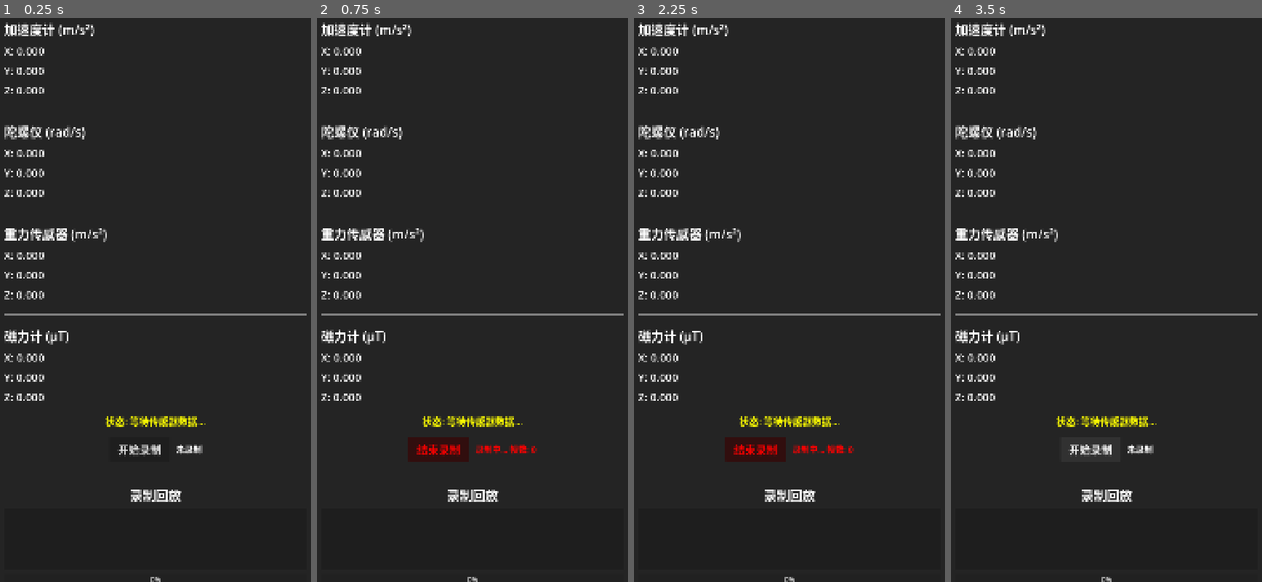
Above: before the commit, frames 1-4 (left to right).
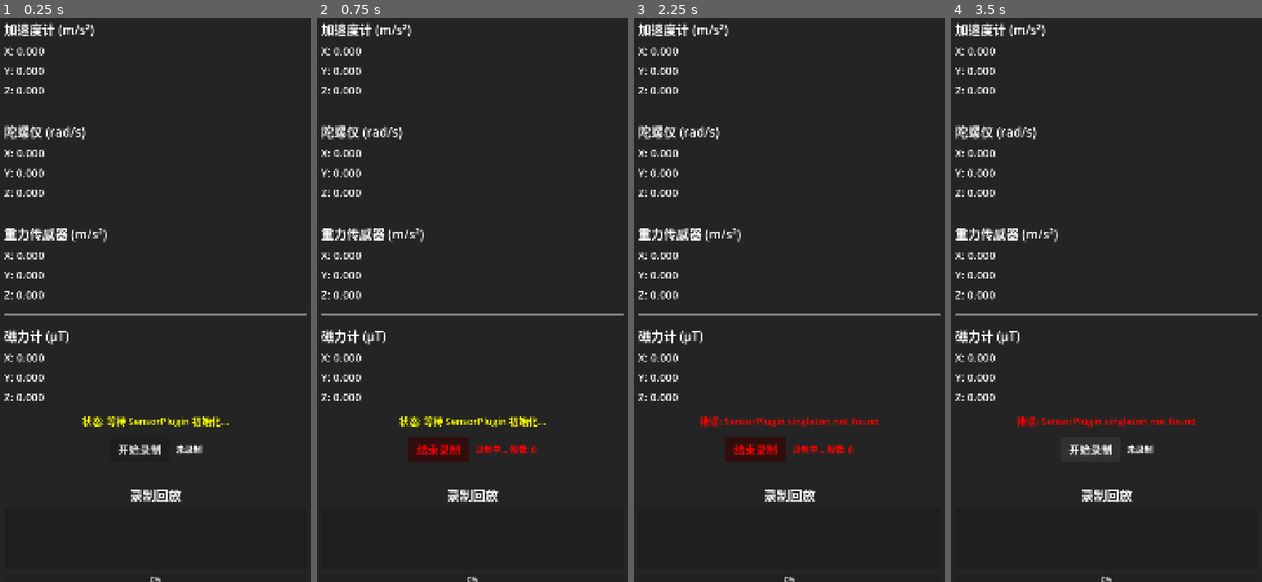
Above: after the commit, the same moments.

Repository: seekerzz/godot-client
Game: Godot game, scene res://main.tscn
Same seed, same stepped clock (60 frames per second), same inputs: the game is played once before the commit and once after it.
Inputs:
- Up to frame 1 (0.25 s): no input
- Up to frame 2 (0.75 s): click "开始录制" at 0.5 s
- Up to frame 3 (2.25 s): click "结束录制" at 1.25 s; click "开始录制" at 2 s
- Up to frame 4 (3.5 s): click "结束录制" at 2.75 s

The runs differ from the first frame. In frame 1, 0.6% of the frame differs, in the area x 26-74%, y 70-73%; in frame 2, 0.6%; in frame 3, 0.7%, in the area x 21-79%, y 70-73%; in frame 4, 0.7%.

Commit message:
Fix Android SensorPlugin registration flow and document troubleshooting

Diff:
--- a/project.godot
+++ b/project.godot
@@ -32,8 +32,8 @@
 [input_devices]
 
 sensors/enable_accelerometer=true
+sensors/enable_gravity=true
 sensors/enable_gyroscope=true
-sensors/enable_gravity=true
 sensors/enable_magnetometer=true
 
 [network]
--- a/sensor_sender.gd
+++ b/sensor_sender.gd
@@ -51,11 +51,15 @@
 var playback_index: int = 0
 var playback_timer: float = 0.0
 var current_playback_file: String = ""
+var _sensor_plugin = null
+var _plugin_ready := false
+var _plugin_check_elapsed := 0.0
+const PLUGIN_CHECK_TIMEOUT := 2.0
 
 func _ready():
 	init_network()
-	status_label.text = "状态: 传感器已启动"
-	status_label.modulate = Color.GREEN
+	status_label.text = "状态: 等待 SensorPlugin 初始化..."
+	status_label.modulate = Color.YELLOW
 
 	# 连接录制按钮
 	if record_button:
@@ -77,6 +81,48 @@
 	# 加载录制列表
 	refresh_recording_list()
 
+func _fatal_plugin_error(msg: String):
+	push_error(msg)
+	status_label.text = "错误: " + msg
+	status_label.modulate = Color.RED
+	set_process(false)
+
+func _verify_android_plugin_or_fail() -> bool:
+	var report_lines: PackedStringArray = []
+	if not OS.has_feature("android"):
+		report_lines.append("non_android_runtime_fail")
+		_write_plugin_report(report_lines)
+		return false
+
+	var has_plugin = Engine.has_singleton("SensorPlugin")
+	report_lines.append("has_singleton SensorPlugin=%s" % has_plugin)
+	if not has_plugin:
+		_write_plugin_report(report_lines)
+		return false
+
+	_sensor_plugin = Engine.get_singleton("SensorPlugin")
+	if _sensor_plugin == null:
+		report_lines.append("singleton_null")
+		_write_plugin_report(report_lines)
+		return false
+
+	var sensor_available = _sensor_plugin.is_sensor_available()
+	report_lines.append("sensor_available=%s" % sensor_available)
+	if not sensor_available:
+		_write_plugin_report(report_lines)
+		return false
+
+	_plugin_ready = true
+	report_lines.append("plugin_ready=true")
+	_write_plugin_report(report_lines)
+	return true
+
+func _write_plugin_report(lines: PackedStringArray):
+	var f := FileAccess.open("user://plugin_check.txt", FileAccess.WRITE)
+	if f:
+		for line in lines:
+			f.store_line(line)
+
 func init_network():
 	udp = PacketPeerUDP.new()
 	var err = udp.bind(0)  # 绑定任意可用端口
@@ -98,11 +144,31 @@
 			send_next_playback_frame()
 		return
 
-	# 获取传感器数据
-	var accel = Input.get_accelerometer()
-	var gyro = Input.get_gyroscope()
-	var gravity = Input.get_gravity()
-	var magneto = Input.get_magnetometer()
+	if not _plugin_ready:
+		_plugin_check_elapsed += delta
+		if _verify_android_plugin_or_fail():
+			status_label.text = "状态: SensorPlugin 已就绪"
+			status_label.modulate = Color.GREEN
+		elif _plugin_check_elapsed >= PLUGIN_CHECK_TIMEOUT:
+			_fatal_plugin_error("SensorPlugin singleton not found")
+		return
+
+	if not _plugin_ready or _sensor_plugin == null:
+		_fatal_plugin_error("SensorPlugin not ready at runtime")
+		return
+
+	var linear_accel = _sensor_plugin.get_linear_acceleration()
+	var raw_quat = _sensor_plugin.get_raw_quaternion()
+	if linear_accel.size() < 3 or raw_quat.size() < 4:
+		_fatal_plugin_error("SensorPlugin returned invalid data shape")
+		return
+
+	# 强制走 SensorPlugin: 使用线性加速度和四元数
+	var accel = Vector3(linear_accel[0], linear_accel[1], linear_accel[2])
+	var gyro = Vector3.ZERO
+	var gravity = Vector3.ZERO
+	var magneto = Vector3.ZERO
+	var quat = Quaternion(raw_quat[0], raw_quat[1], raw_quat[2], raw_quat[3])
 
 	# 更新显示
 	update_display(accel, gyro, gravity, magneto)
@@ -110,7 +176,7 @@
 	# 定时发送数据
 	send_timer += delta
 	if send_timer >= SEND_INTERVAL and is_connected:
-		send_sensor_data(accel, gyro, gravity, magneto)
+		send_sensor_data(accel, gyro, gravity, magneto, quat)
 		send_timer = 0.0
 
 	# 更新状态
@@ -140,12 +206,14 @@
 	magneto_y.text = "Y: %.3f" % magneto.y
 	magneto_z.text = "Z: %.3f" % magneto.z
 
-func send_sensor_data(accel: Vector3, gyro: Vector3, gravity: Vector3, magneto: Vector3):
+func send_sensor_data(accel: Vector3, gyro: Vector3, gravity: Vector3, magneto: Vector3, quat: Quaternion):
 	var data = {
+		"source": "SensorPlugin",
 		"accel": {"x": accel.x, "y": accel.y, "z": accel.z},
 		"gyro": {"x": gyro.x, "y": gyro.y, "z": gyro.z},
 		"gravity": {"x": gravity.x, "y": gravity.y, "z": gravity.z},
 		"magneto": {"x": magneto.x, "y": magneto.y, "z": magneto.z},
+		"quaternion": {"x": quat.x, "y": quat.y, "z": quat.z, "w": quat.w},
 		"timestamp": Time.get_unix_time_from_system(),
 		"recorded": is_recording
 	}
Not shown, changed: export_presets.cfg
Not shown, changed: README.md
Not shown, changed: deploy.sh
Not shown, changed: export_and_deploy.bat
Not shown, changed: test_sensors.sh
